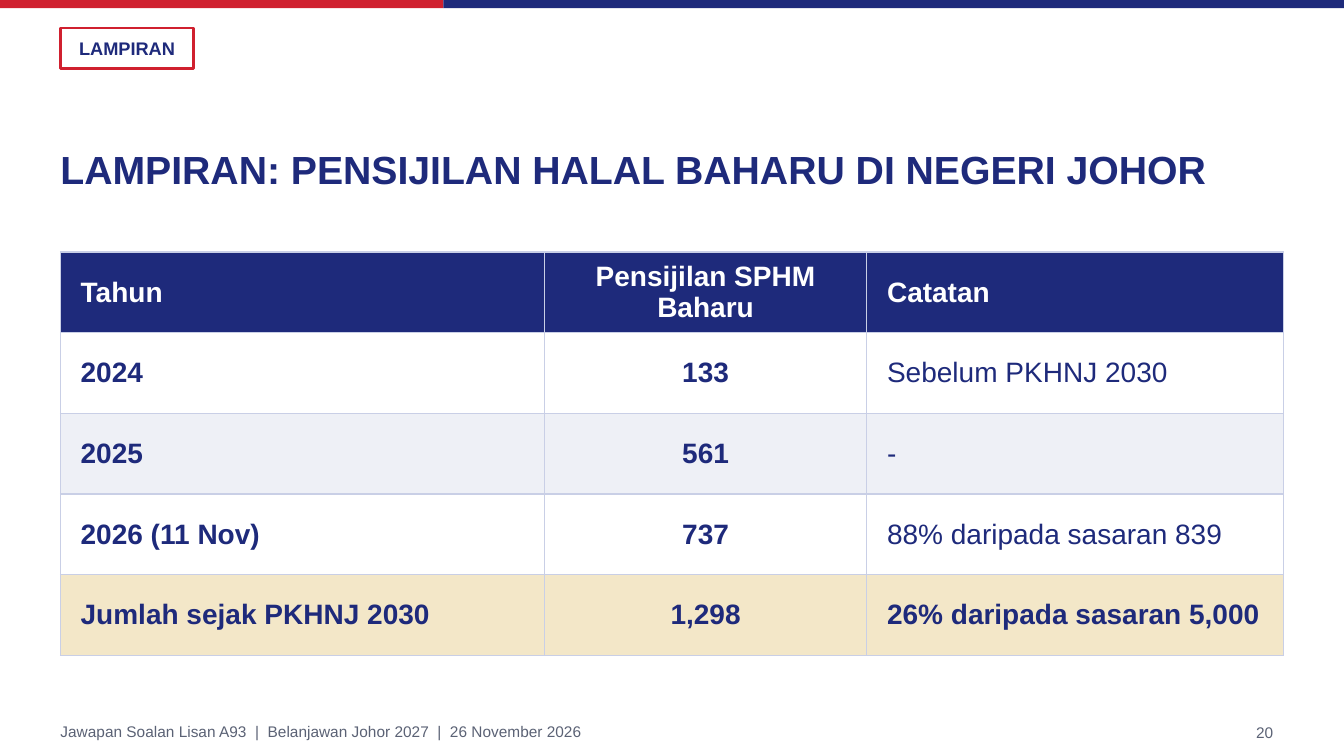
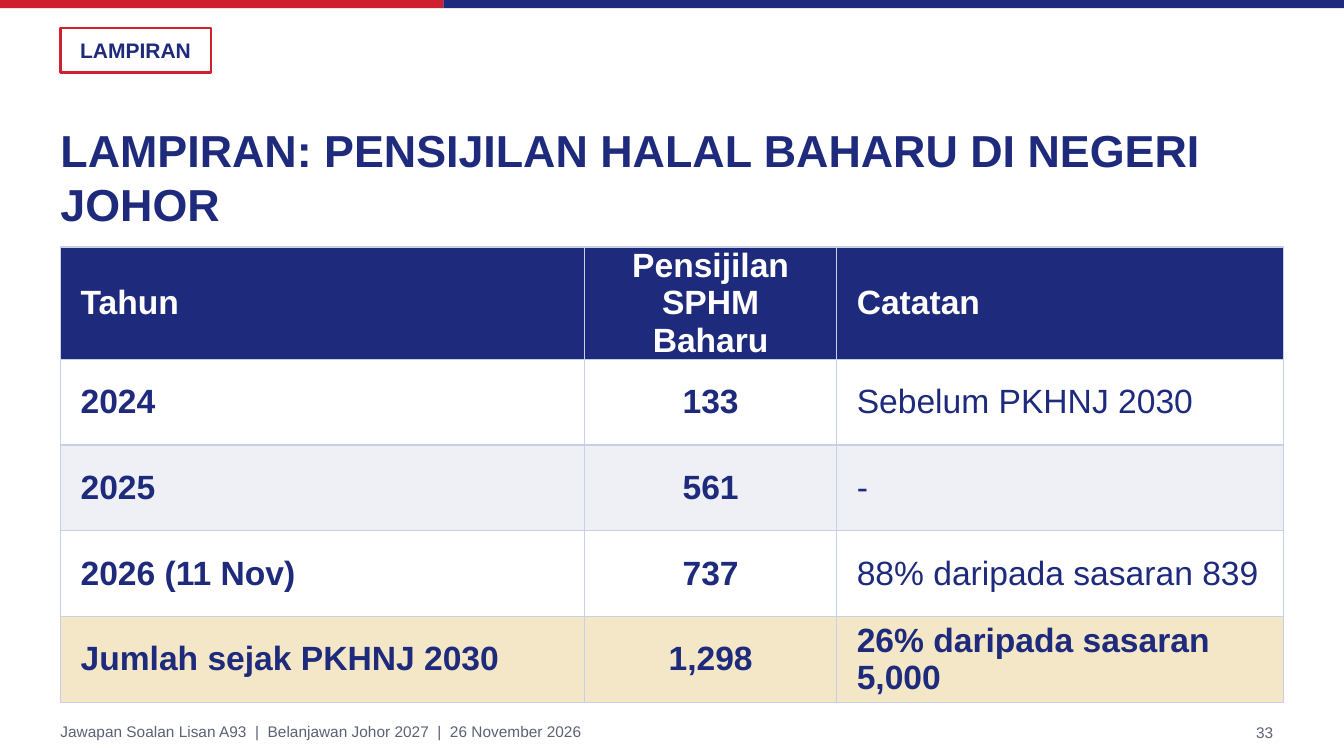
Before and after one commit to nawaljoe/Nawal, a slide deck: slide 33 of slides/A93_Halal_Johor_16x9.pptx (slide 20 before the commit). Drawn at 1344x756 pixels with LibreOffice and Linux fonts; fonts in the diff are those of the drawing; background and template pictures are left out. Boxes give left, top, right and bottom in pixels: in the first picture for what was removed or moved away, otherwise in the second. Text is boxed around its words. In the diff, an @@ line names an element or a change of style, - is before the commit and + after.

```diff
--- a/slides/A93_Halal_Johor_16x9.pptx
+++ b/slides/A93_Halal_Johor_16x9.pptx
@@ text "LAMPIRAN" at <box>80,43,191,58</box>: size 13 to 15 pt @@
@@ rectangle: place and size @@
-rectangle at <box>60,28,194,69</box>
+rectangle at <box>60,28,211,73</box>
@@ title "LAMPIRAN: PENSIJILAN HALAL BAHARU DI ..." at <box>60,135,1200,222</box>: size 28 to 32 pt @@
@@ table at <box>60,247,1284,699</box> @@
@@ size 20 to 24 pt @@
@@ table: place and size @@
-table at <box>60,252,1284,633</box>
+table at <box>60,247,1284,699</box>
@@ page number at <box>1256,727,1273,738</box>: text changed @@
-20
+33
```
Also in this commit, not shown: 19 other slides changed, 16 slides added, 3 slides removed, 2 other files.
